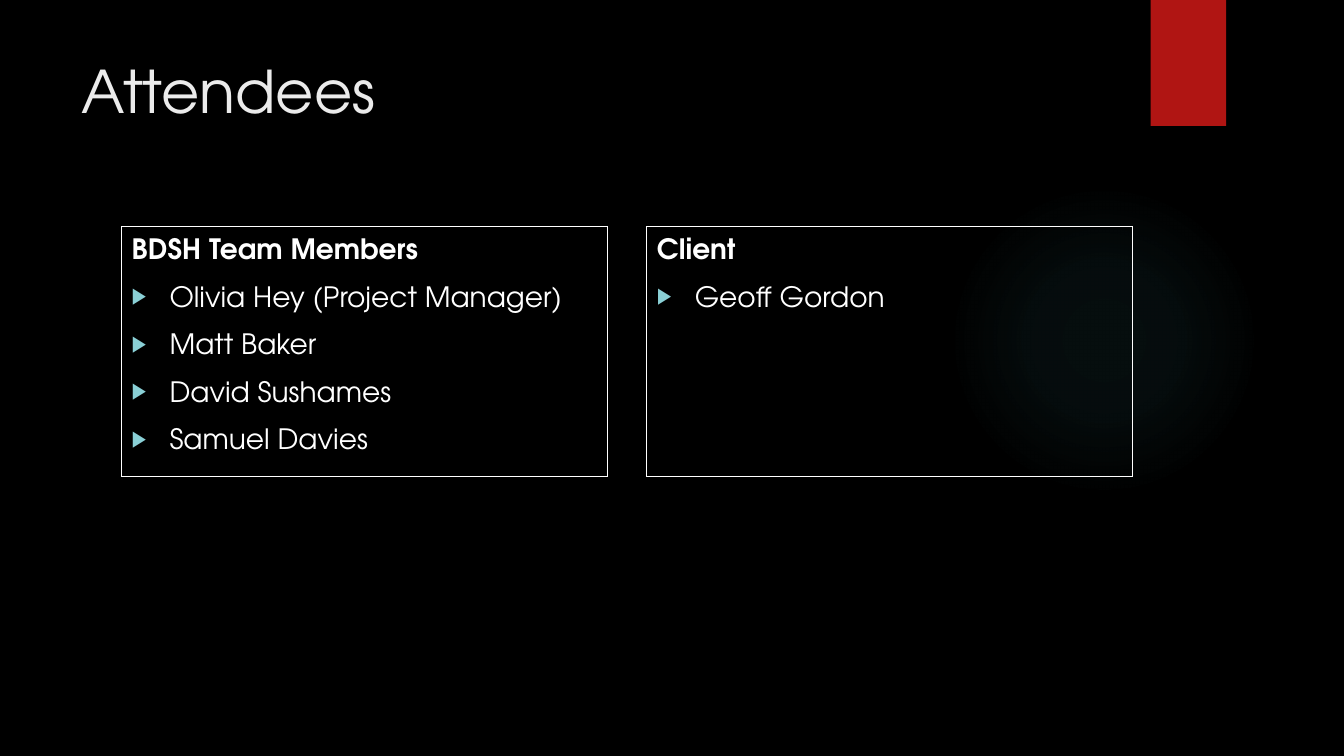
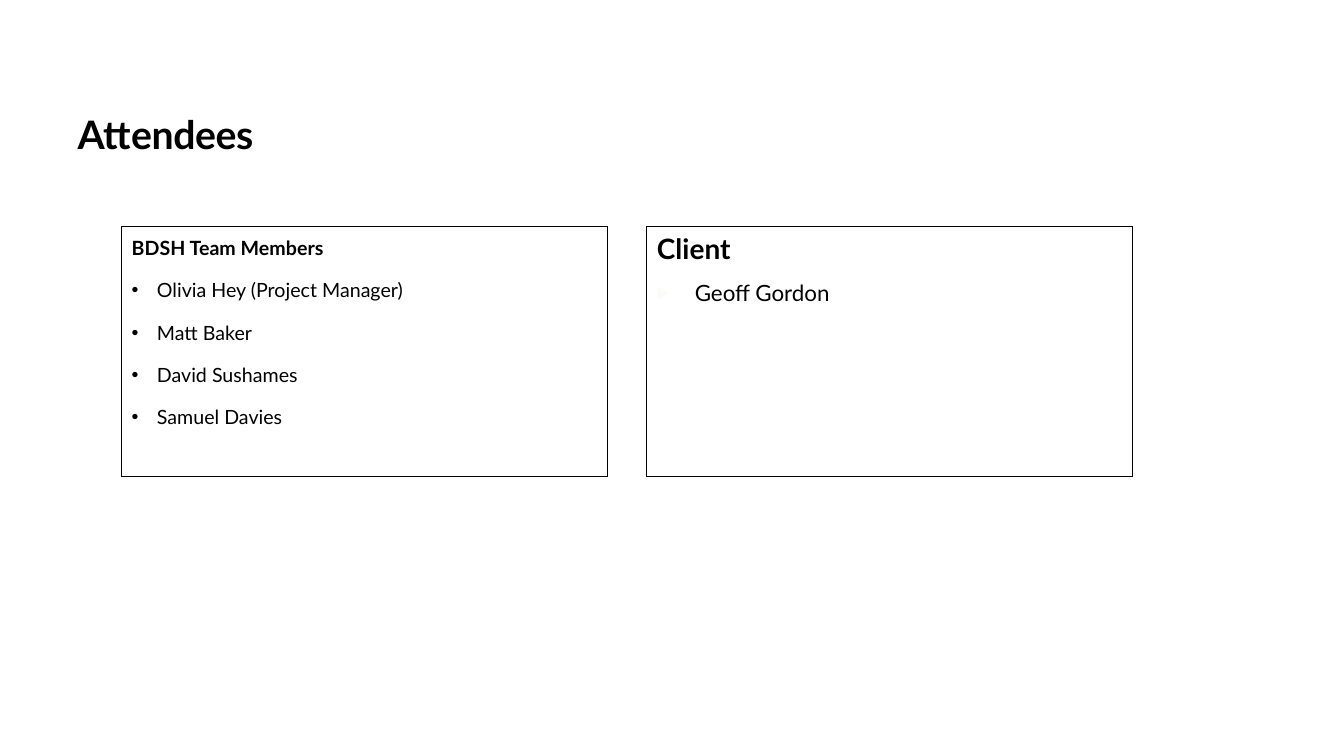
Before and after one commit to DavidSushames/BHB-Capstone, a slide deck: slide 2 of Academic Documents/Powerpoint wkg/Mid project Update - Dave v1.1 14-09.pptx. Drawn at 1344x756 pixels with LibreOffice and Linux fonts; fonts in the diff are those of the drawing; background and template pictures are left out. Boxes give left, top, right and bottom in pixels: in the first picture for what was removed or moved away, otherwise in the second. Text is boxed around its words. In the diff, an @@ line names an element or a change of style, - is before the commit and + after.

```diff
--- a/Academic Documents/Powerpoint wkg/Mid project Update - Dave v1.1 14-09.pptx
+++ b/Academic Documents/Powerpoint wkg/Mid project Update - Dave v1.1 14-09.pptx
@@ background picture (left out) to #FFFFFF @@
@@ rectangle removed at box(1150, 0, 1226, 126) @@
@@ title "Attendees" at box(78, 120, 254, 150): size 42 to 28 pt, font TeX Gyre Adventor to Lato, text colour #EBEBEB to #000000, letter spacing 0 to -0.3 pt, bold on; line spacing 1 to 0.95; vertical alignment top to bottom @@
@@ ellipse removed at box(949, 185, 1259, 495) @@
@@ text "BDSH Team Members" at box(122, 227, 608, 478): size 20 to 14 pt, font TeX Gyre Adventor to Lato, text colour #FFFFFF to #000000; line spacing 1 to 1.2; bullet ▶ to •; outline #FFFFFF 0.75 pt to #000000 0.75 pt @@
@@ rectangle "Client" at box(647, 227, 1133, 478): font TeX Gyre Adventor to Lato, text colour #FFFFFF to #000000; size 20 to 16 pt in "Geoff Gordon"; bullet colour #8AD0D6 to #FEFBF7; outline #FFFFFF 0.75 pt to #000000 0.75 pt @@
```
Also in this commit, not shown: 10 other slides changed, 5 other files.
